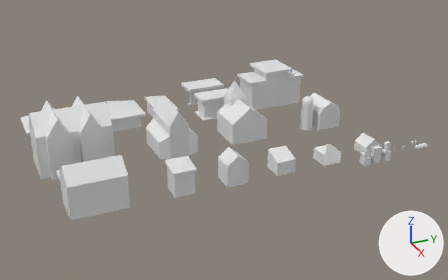
Before and after pictures for a commit that changed the OBJ model assets/meshes/NADO Destructible Structures.obj.
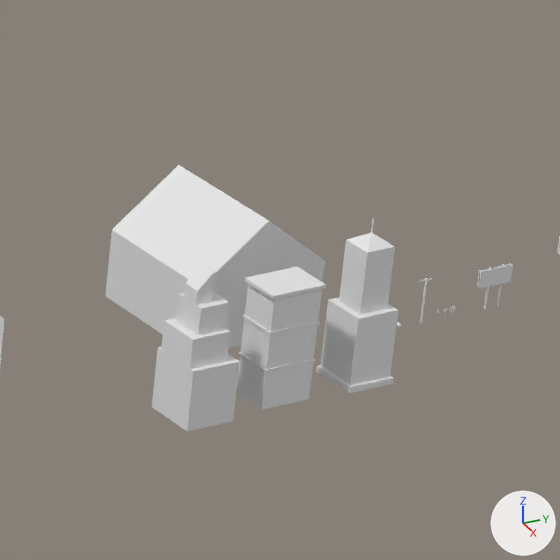
Each version appears first whole from a camera (50 mm lens) standing at (176.5, -150.6, 107.6) and looking at (-36.4, -54.7, 1.2), and next in a close-up on the part from 76% to 92% of the width and 40% to 65% of the height. Lighting does not change. The marker at lower right points along +X, +Y and +Z. The last two pictures show the newer version. Where no turn or scale is listed for an object, it has been applied to the vertices. Vertices at exactly the same position are counted once.

The first close-up shows 'Bush_1', 'House_1', 'Skyscraper_1', 'Skyscraper_2', 'Skyscraper_3' and 3 more.
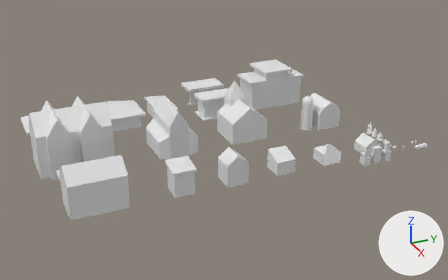
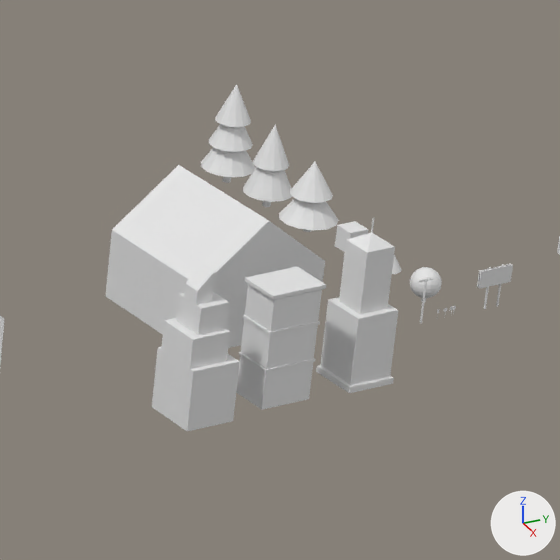
Diff of the bpy script that builds the scene:
```diff
--- a/assets/meshes/NADO Destructible Structures.obj.py
+++ b/assets/meshes/NADO Destructible Structures.obj.py
@@ me_bush_1 @@
 # used by ob_bush_1; location = (0.0, 0.0, 0.0)
-me_bush_1.from_pydata(...)  # 248 vertices, 248 faces; spans x -0.122..0.122, y 1.759..2.001, z -0.009..0.278
+me_bush_1.from_pydata(...)  # 248 vertices, 248 faces; spans x -2.767..-1.198, y 4.208..5.782, z -0.005..1.852
+# me_bush_1 part 1: the whole mesh is turned -90 degrees about the z axis through its middle and scaled by 6.47, then moved by (-1.982, 3.115, 0.789)
@@ me_tree_1 @@
 # used by ob_tree_1; location = (0.0, 0.0, 0.0)
-me_tree_1.from_pydata(...)  # 78 vertices, 67 faces; spans x -0.203..0.203, y 1.241..1.644, z -0.006..0.721
+me_tree_1.from_pydata(...)  # 66 vertices, 66 faces; spans x -13.024..-9.967, y 3.41..6.49, z 0.01..3.996
+# me_tree_1 part 2
+# 53 vertices are added at x -13.024..-9.967, y 3.41..6.49, z 0.01..3.996
+# 13 new vertices lie (0.0, 0.0, 0.503) away from vertices in x -11.733..-11.297, y 4.73..5.169, z 0.01
+# 66 new faces join them
+# other edits to the shape of me_tree_1 do not show in these pictures
@@ me_tree_3 @@
+me_tree_3.from_pydata(...)  # 92 vertices, 92 faces; spans x -19.96..-17.07, y 3.49..6.4, z 0.01..5.68
@@ me_tree_2 @@
+me_tree_2.from_pydata(...)  # 66 vertices, 66 faces; spans x -16.32..-13.71, y 3.64..6.26, z 0.01..4.71
@@ me_bush_3 @@
+me_bush_3.from_pydata(...)  # 47 vertices, 29 faces; spans x -8.57..-7.44, y 4.43..5.56, z 0.0..1.66
@@ me_bush_2 @@
+me_bush_2.from_pydata(...)  # 58 vertices, 58 faces; spans x -5.71..-4.28, y 4.28..5.71, z 0.0..1.88
@@ ob_tree_3 @@
+ob_tree_3 = bpy.data.objects.new('Tree_3', me_tree_3)
+ob_tree_3.location = (0.0, 0.0, 0.0)
@@ ob_tree_2 @@
+ob_tree_2 = bpy.data.objects.new('Tree_2', me_tree_2)
+ob_tree_2.location = (0.0, 0.0, 0.0)
@@ ob_bush_3 @@
+ob_bush_3 = bpy.data.objects.new('Bush_3', me_bush_3)
+ob_bush_3.location = (0.0, 0.0, 0.0)
@@ ob_bush_2 @@
+ob_bush_2 = bpy.data.objects.new('Bush_2', me_bush_2)
+ob_bush_2.location = (0.0, 0.0, 0.0)
```

Boxes (x1, y1, x2, y2) around the edits, measured in the close-ups (560 x 560 px):
'Tree_3', added: after (201, 84, 256, 183)
'Tree_1', reshaped (not visible before): after (279, 162, 339, 232)
'Tree_2', added: after (243, 125, 292, 207)
'Bush_1', moved, turned, rescaled: before (397, 323, 401, 328); after (410, 267, 442, 302)
'Bush_3', added: after (335, 221, 369, 252)
'Bush_2', added (mostly hidden): after (392, 255, 402, 274)
